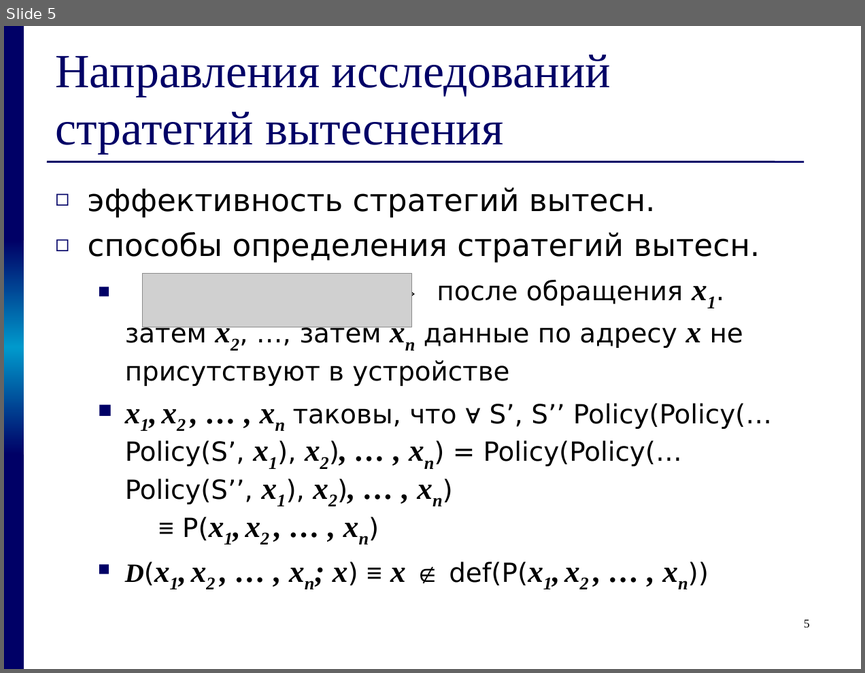
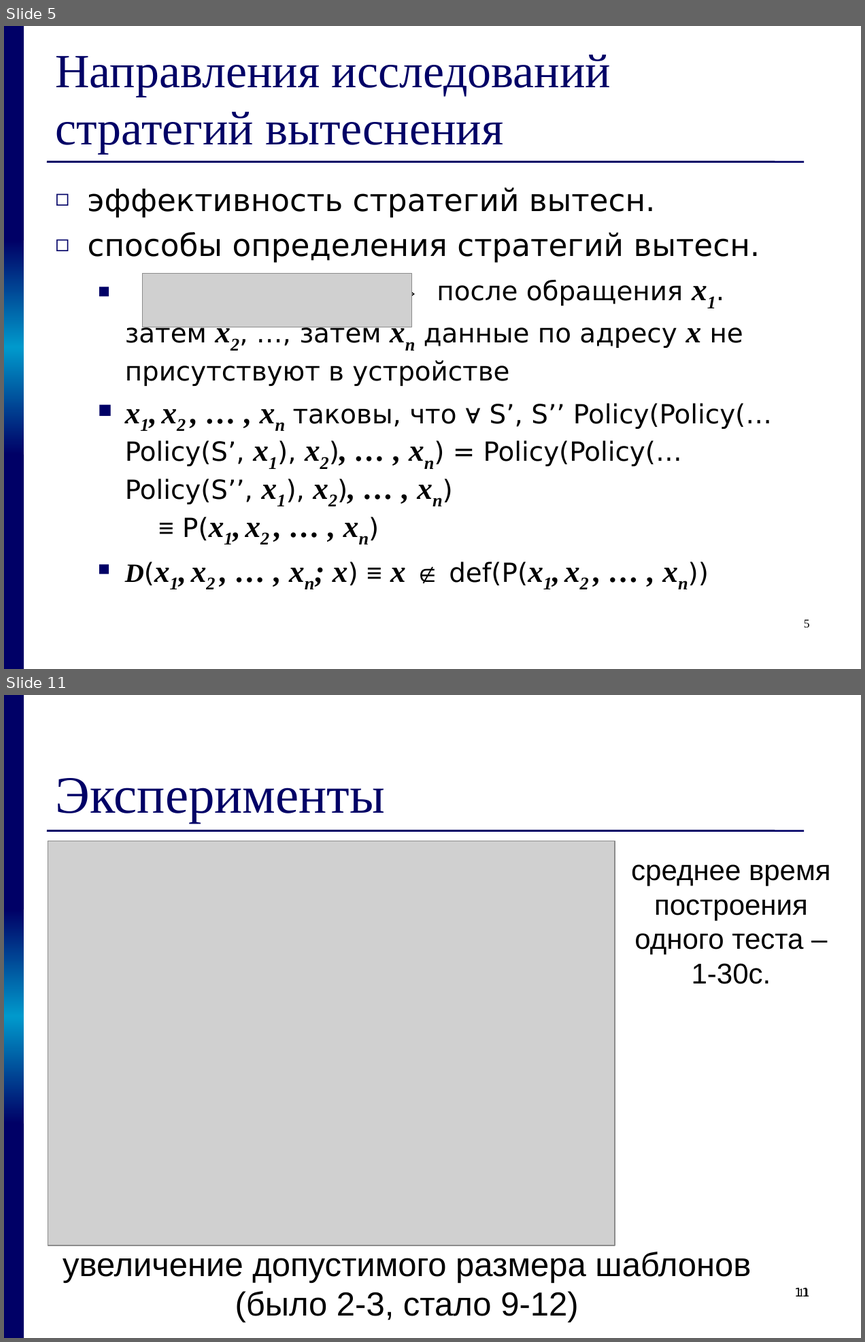
Before and after one commit to kornevgen/tesla-project, a slide deck: papers/THESIS/talks/z2611.ppt. Shown one above the other, each under a label of ours: slide 5 before the commit, slides 5 and 11 after it; the slides between them are not shown. The pictures are 865x673 and 865x1342 pixels, drawn with LibreOffice and Linux fonts; fonts in the diff are those of the drawing; grey boxes stand for pictures. Boxes give left, top, right and bottom in pixels: in the first picture for what was removed or moved away, otherwise in the second. Text is boxed around its words. In the diff, an @@ line names an element or a change of style, - is before the commit and + after.

```diff
--- a/papers/THESIS/talks/z2611.ppt
+++ b/papers/THESIS/talks/z2611.ppt
@@ slide 11 added at [4,695,861,1338], background #FFFFFF; not listed: 4 template elements that a slide beside it also shows @@
@@ title added at [55,778,385,823], 44 pt, text #000066 @@
+Эксперименты
@@ picture added at [48,841,614,1245] @@
@@ text added at [631,864,831,984], 24 pt, text #000000 @@
+среднее время построения
+одного теста – 1-30с.
@@ text added at [62,1251,751,1322], 28 pt, text #000000 @@
+увеличение допустимого размера шаблонов
+(было 2-3, стало 9-12)
@@ page number added at [794,1287,809,1296], 10 pt, text #000000 @@
+11
@@ page number added at [798,1287,810,1296], 10 pt, text #000000 @@
+11
```
Also in this commit, not shown: 5 slides changed, 3 other slides added.
